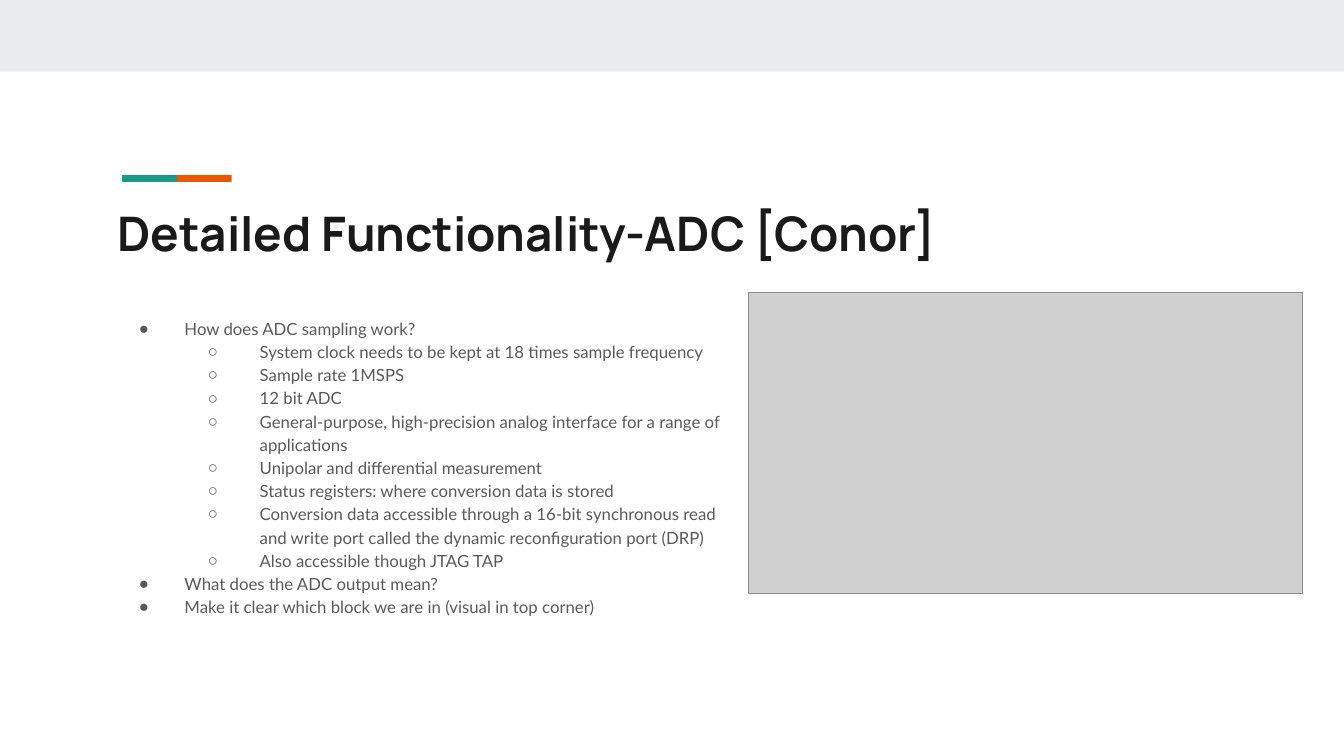
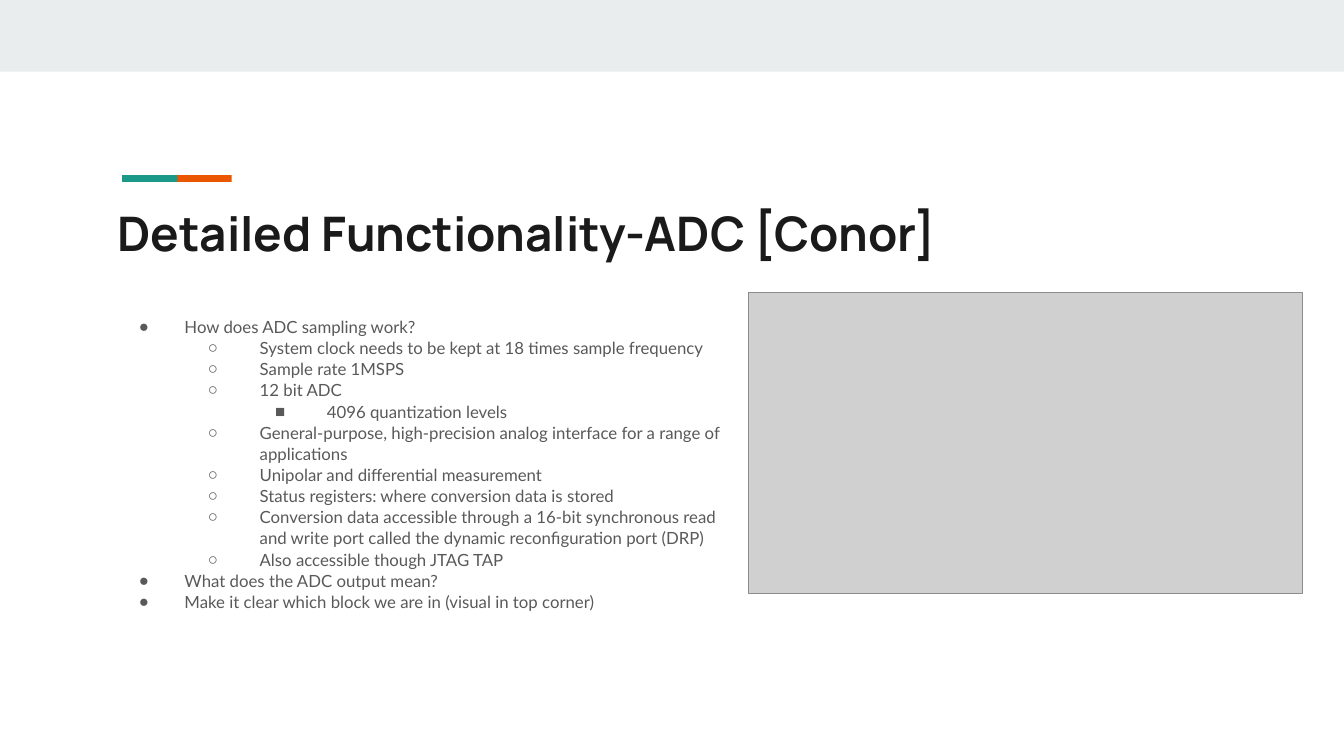
Before and after one commit to xu842251462/EC551_FinalProject, a slide deck: slide 5 of Bringing the Analog World to Digital Design_EC551_Final Project.pptx. Drawn at 1344x756 pixels with LibreOffice and Linux fonts; fonts in the diff are those of the drawing; grey boxes stand for pictures. Boxes give left, top, right and bottom in pixels: in the first picture for what was removed or moved away, otherwise in the second. Text is boxed around its words. In the diff, an @@ line names an element or a change of style, - is before the commit and + after.

Commit message:
Updated slides with more detail on ADC and FSR

```diff
--- a/Bringing the Analog World to Digital Design_EC551_Final Project.pptx
+++ b/Bringing the Analog World to Digital Design_EC551_Final Project.pptx
@@ text at <box>184,320,720,611</box>: line spacing 1.15 to 1.05 @@
@@ text at <box>327,405,507,421</box>: paragraph added @@
+    ■ 4096 quantization levels
```
Also in this commit, not shown: 1 slide added.
